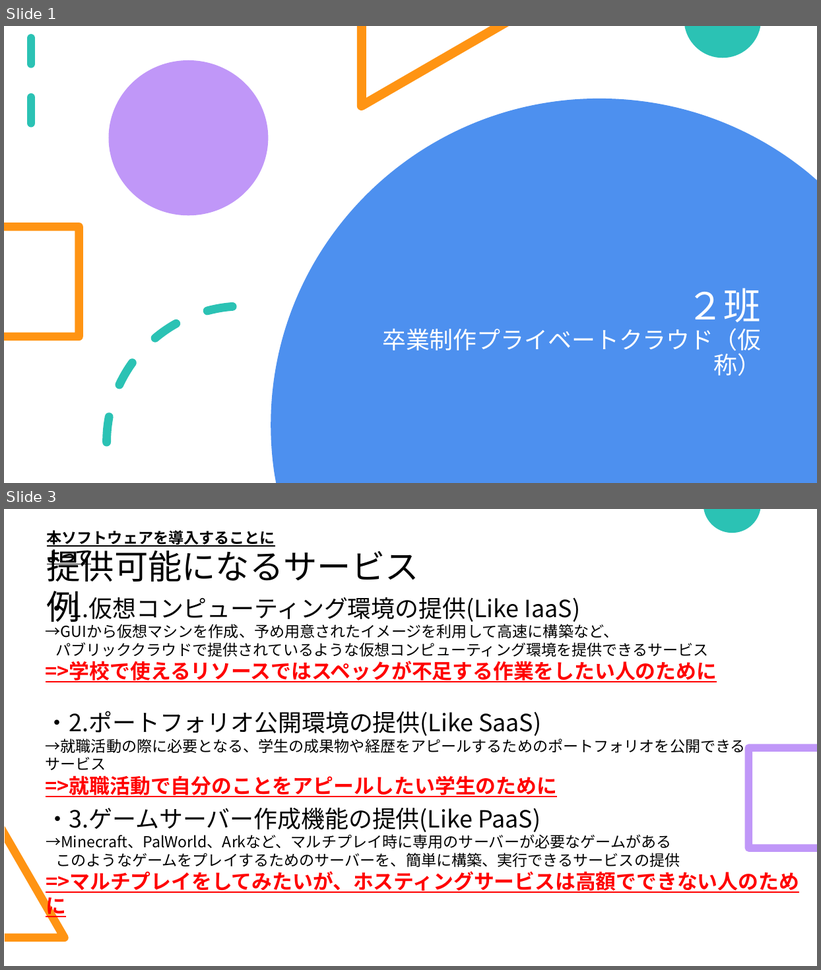
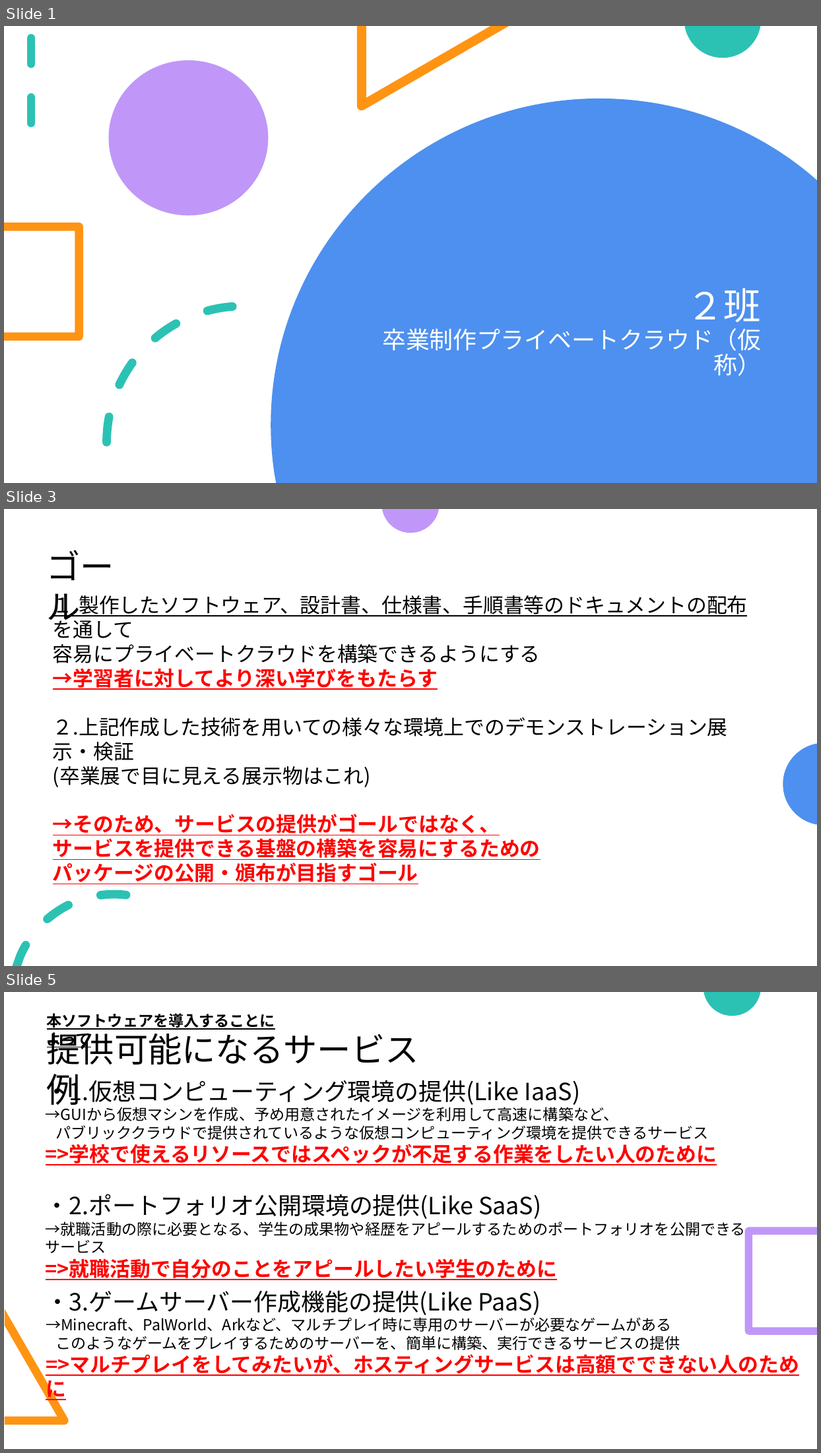
Before and after one commit to okkass/Kamata-Cloud-Infrastructure, a slide deck: docs/2025_0725_発表用スライド.pptx. Shown one above the other, each under a label of ours: slides 1 and 3 before the commit, slides 1, 3 and 5 after it; the slides between them are not shown. The pictures are 821x970 and 821x1453 pixels, drawn with LibreOffice and Linux fonts; fonts in the diff are those of the drawing. Boxes give left, top, right and bottom in pixels: in the first picture for what was removed or moved away, otherwise in the second. Text is boxed around its words. In the diff, an @@ line names an element or a change of style, - is before the commit and + after.

Commit message:
発表スライド更新

```diff
--- a/docs/2025_0725_発表用スライド.pptx
+++ b/docs/2025_0725_発表用スライド.pptx
@@ slide 3 added at [4,509,817,966], background #FFFFFF @@
@@ freeform shape added at [382,509,439,533], fill #C097F8 @@
@@ text added at [47,550,115,628], 40 pt, text #000000 @@
+ゴール
@@ text added at [53,593,748,885], 24 pt, text #000000, underline @@
+１.製作したソフトウェア、設計書、仕様書、手順書等のドキュメントの配布を通して
+容易にプライベートクラウドを構築できるようにする
+→学習者に対してより深い学びをもたらす
+２.上記作成した技術を用いての様々な環境上でのデモンストレーション展示・検証
+(卒業展で目に見える展示物はこれ)
+→そのため、サービスの提供がゴールではなく、
+サービスを提供できる基盤の構築を容易にするための
+パッケージの公開・頒布が目指すゴール
@@ freeform shape added at [783,743,817,824], fill #4D90EF @@
@@ freeform shape added at [13,890,131,966], fill #2BC2B4 @@
@@ what was slide 3 is now slide 5 @@
```
Also in this commit, not shown: 1 slide changed, 1 other slide added.
